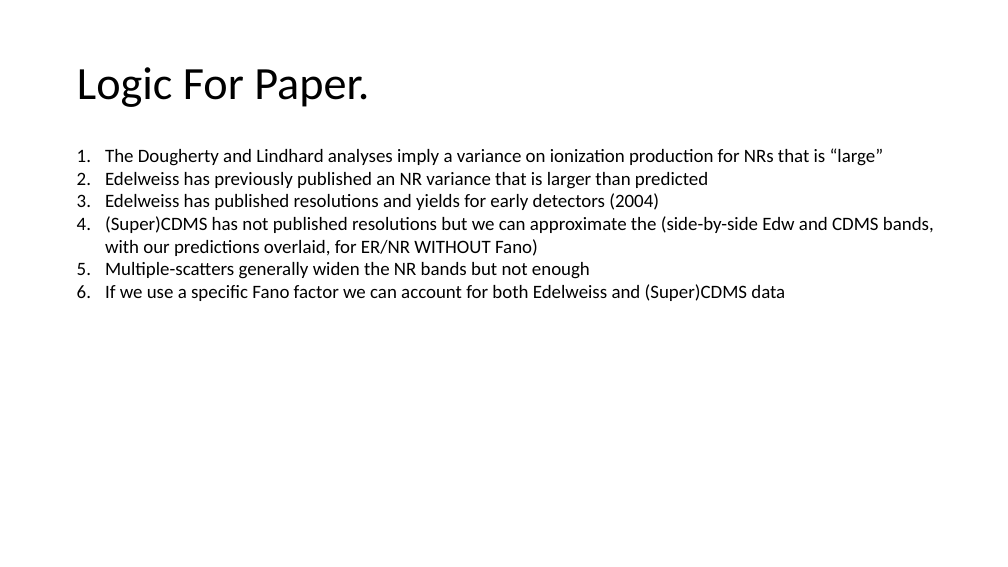
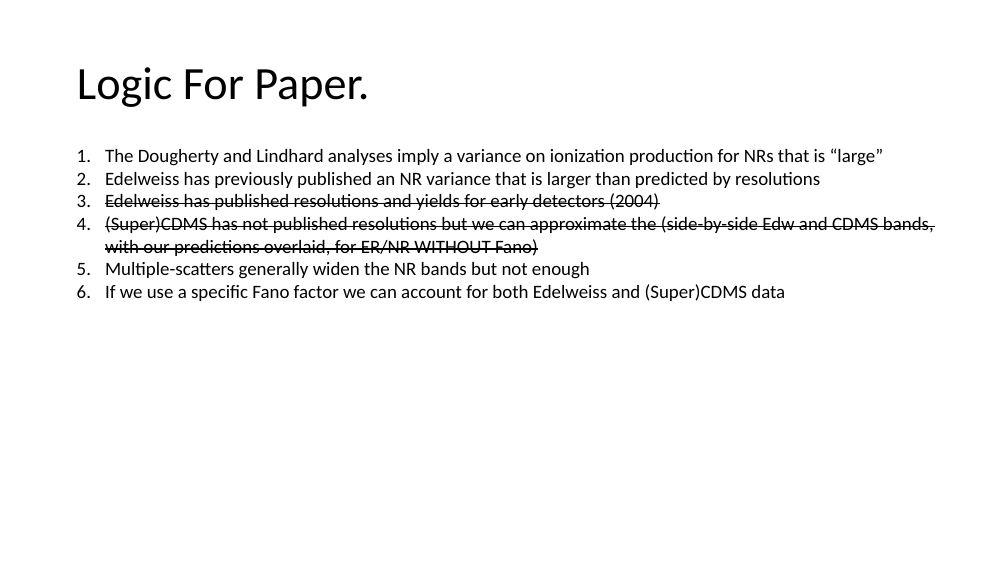
Before and after one commit to villaa/nrFano_Constraint, a slide deck: slide 2 of notes/anthony/nrFanoPaper_logic.pptx. Drawn at 1008x567 pixels with LibreOffice and Linux fonts; fonts in the diff are those of the drawing. Boxes give left, top, right and bottom in pixels: in the first picture for what was removed or moved away, otherwise in the second. Text is boxed around its words. In the diff, an @@ line names an element or a change of style, - is before the commit and + after.

Commit message:
[ANV] updated paper logic

```diff
--- a/notes/anthony/nrFanoPaper_logic.pptx
+++ b/notes/anthony/nrFanoPaper_logic.pptx
@@ text at [105,172,820,189]: text changed @@
-2. Edelweiss has previously published an NR variance that is larger than predicted
+2. Edelweiss has previously published an NR variance that is larger than predicted by resolutions
@@ text at [105,193,934,256]: strikethrough on in "Edelweiss has published resolutions and yields for ...", "(Super)CDMS has not published resolutions but we ..." @@
```
Also in this commit, not shown: 1 other slide changed.
